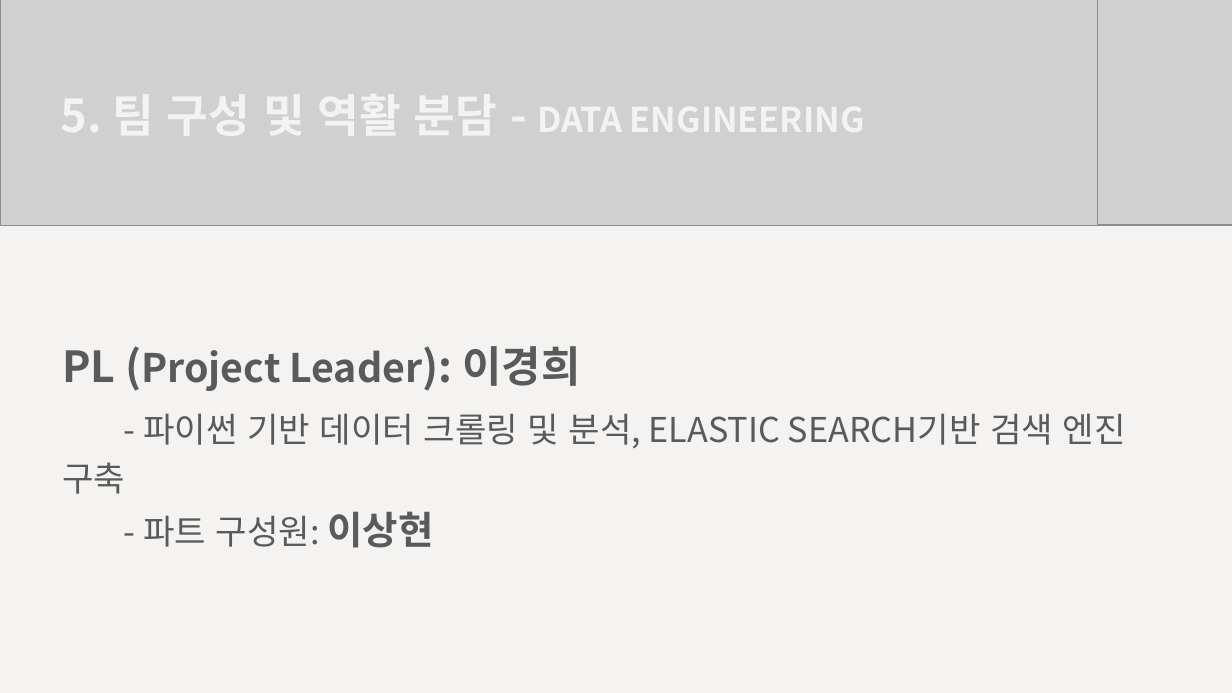
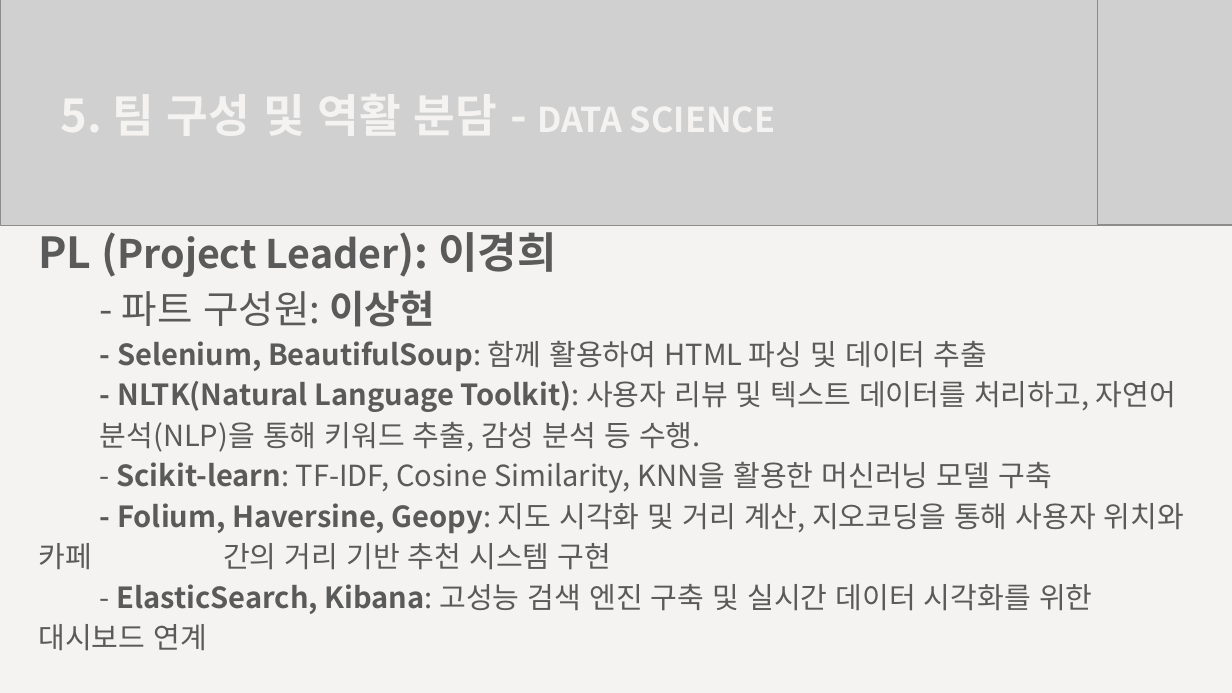
Before and after one commit to SanghyeonLee97/202408_MainProject, a slide deck: slide 11 of 제안서/프로젝트 제안서 (240826 수정).pptx. Drawn at 1232x693 pixels with LibreOffice and Linux fonts; fonts in the diff are those of the drawing; grey boxes stand for pictures. Boxes give left, top, right and bottom in pixels: in the first picture for what was removed or moved away, otherwise in the second. Text is boxed around its words. In the diff, an @@ line names an element or a change of style, - is before the commit and + after.

```diff
--- a/제안서/프로젝트 제안서 (240826 수정).pptx
+++ b/제안서/프로젝트 제안서 (240826 수정).pptx
@@ text "PL (Project Leader): 이경희": place and size @@
-text "PL (Project Leader): 이경희" at <box>62,346,1126,548</box>
+text "PL (Project Leader): 이경희" at <box>38,225,1184,651</box>
@@ text at <box>122,290,435,327</box>: size 40 to 45 pt in "- 파트 구성원:" @@
@@ text at <box>38,340,1184,651</box>: paragraphs added @@
+- Selenium, BeautifulSoup: 함께 활용하여 HTML 파싱 및 데이터 추출
+- NLTK(Natural Language Toolkit): 사용자 리뷰 및 텍스트 데이터를 처리하고, 자연어 분석(NLP)을 통해 키워드 추출, 감성 분석 등 수행.
+- Scikit-learn: TF-IDF, Cosine Similarity, KNN을 활용한 머신러닝 모델 구축
+- Folium, Haversine, Geopy: 지도 시각화 및 거리 계산, 지오코딩을 통해 사용자 위치와 카페 간의 거리 기반 추천 시스템 구현
+- ElasticSearch, Kibana: 고성능 검색 엔진 구축 및 실시간 데이터 시각화를 위한 대시보드 연계
@@ text at <box>62,413,1126,494</box>: paragraph removed @@
-- 파이썬 기반 데이터 크롤링 및 분석, ELASTIC SEARCH기반 검색 엔진 구축
```
Also in this commit, not shown: 4 other slides changed.
